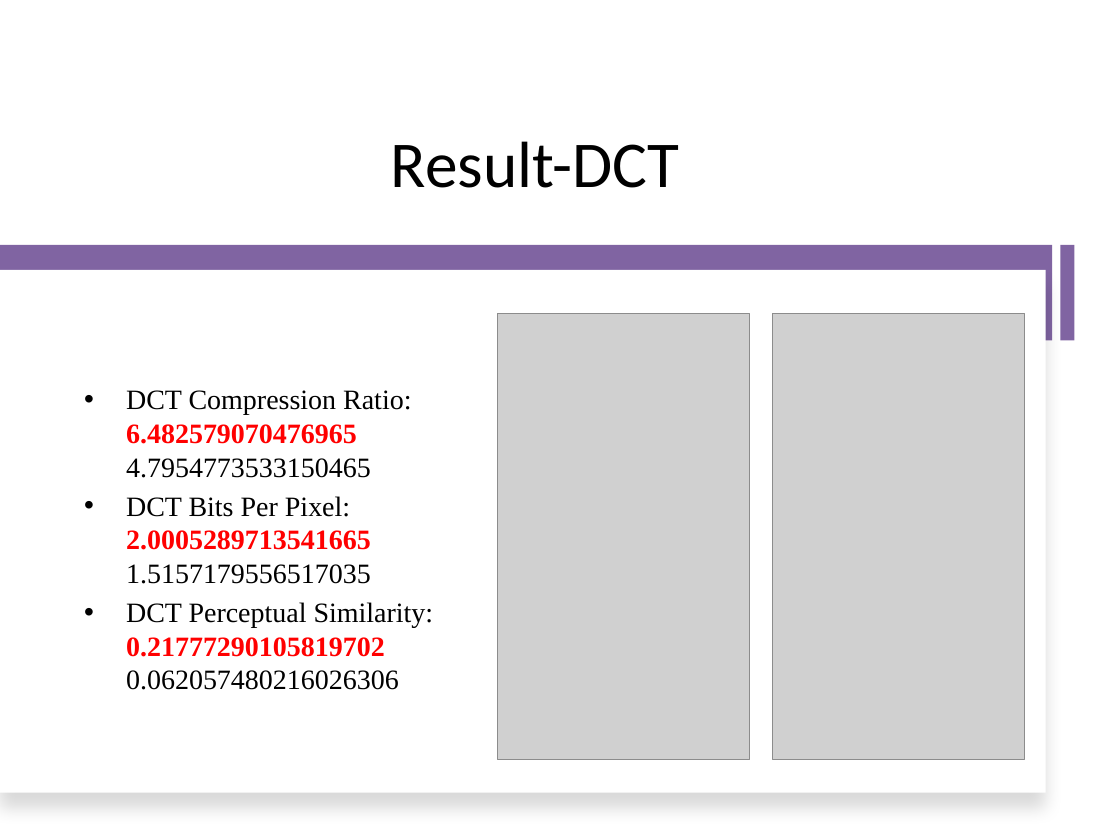
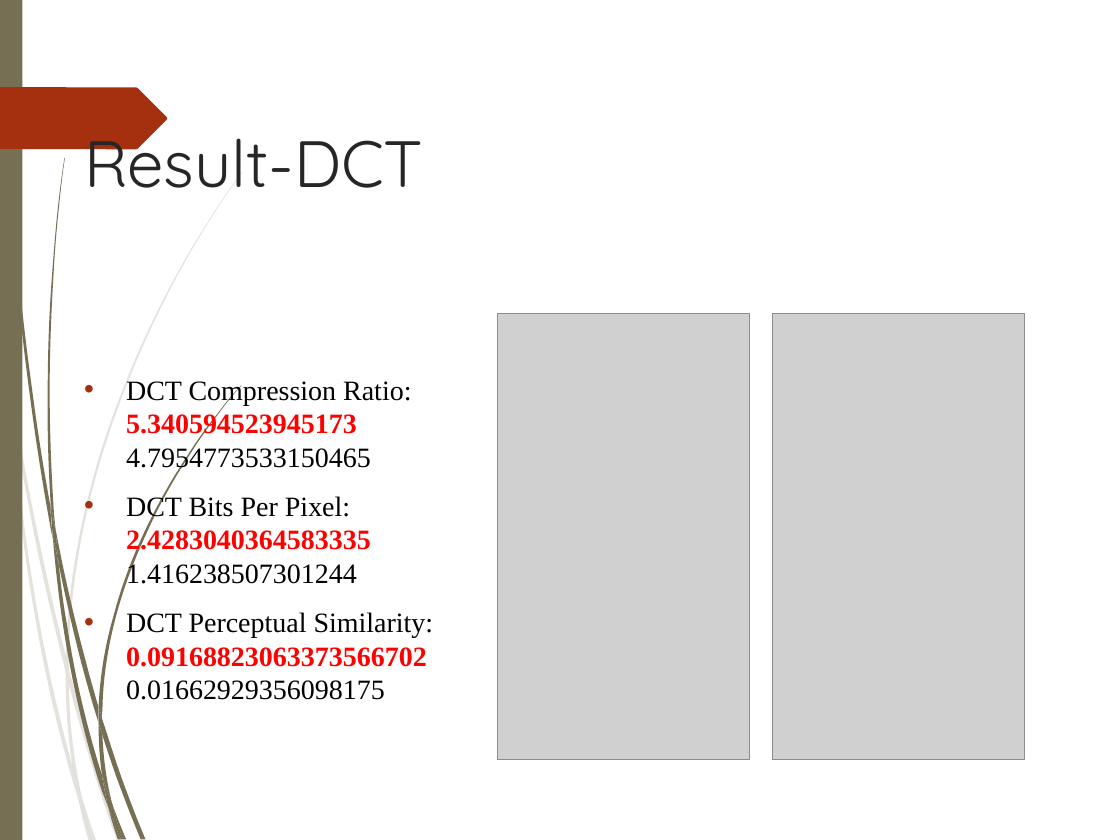
Before and after one commit to SheikhMuhammadMujtaba/Image-Compression-Using-MDCT, a slide deck: slide 6 of presentation.pptx (slide 7 before the commit). Drawn at 1120x840 pixels with LibreOffice and Linux fonts; fonts in the diff are those of the drawing; grey boxes stand for pictures. Boxes give left, top, right and bottom in pixels: in the first picture for what was removed or moved away, otherwise in the second. Text is boxed around its words. In the diff, an @@ line names an element or a change of style, - is before the commit and + after.

```diff
--- a/presentation.pptx
+++ b/presentation.pptx
@@ rectangle added at [0, 0, 22, 840], fill #766F54 @@
@@ title "Result-DCT" at [84, 119, 423, 188]: font Calibri to Quicksand, text colour #000000 to #262626; alignment centre to left @@
@@ freeform shape added at [0, 87, 167, 150], fill #A53010 @@
@@ rectangle removed at [0, 245, 1053, 340] @@
@@ rectangle removed at [1060, 245, 1074, 340] @@
@@ rectangle removed at [0, 270, 1046, 793] @@
@@ text at [126, 381, 434, 700]: text changed @@
-• DCT Compression Ratio: 6.482579070476965 4.7954773533150465
-• DCT Bits Per Pixel: 2.0005289713541665 1.5157179556517035
-• DCT Perceptual Similarity: 0.21777290105819702 0.062057480216026306
+• DCT Compression Ratio: 5.340594523945173 4.7954773533150465
+• DCT Bits Per Pixel: 2.4283040364583335 1.416238507301244
+• DCT Perceptual Similarity: 0.09168823063373566702 0.01662929356098175
@@ group added at [0, 171, 243, 840]: 10 freeform shapes @@
@@ group added at [2, 0, 242, 840]: 12 freeform shapes @@
```
Also in this commit, not shown: 7 other slides changed, 6 slides added, 1 slide removed.
